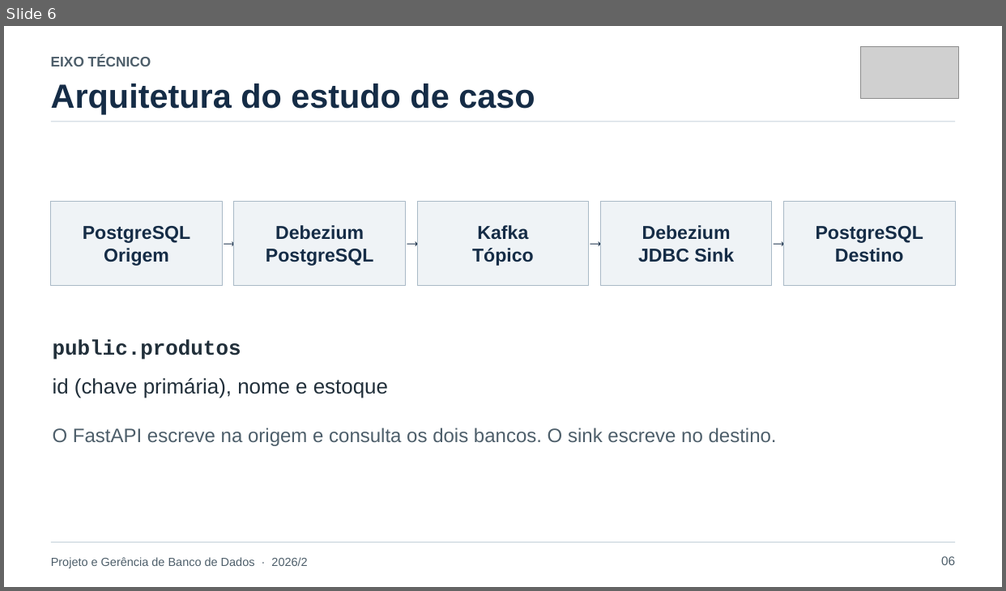
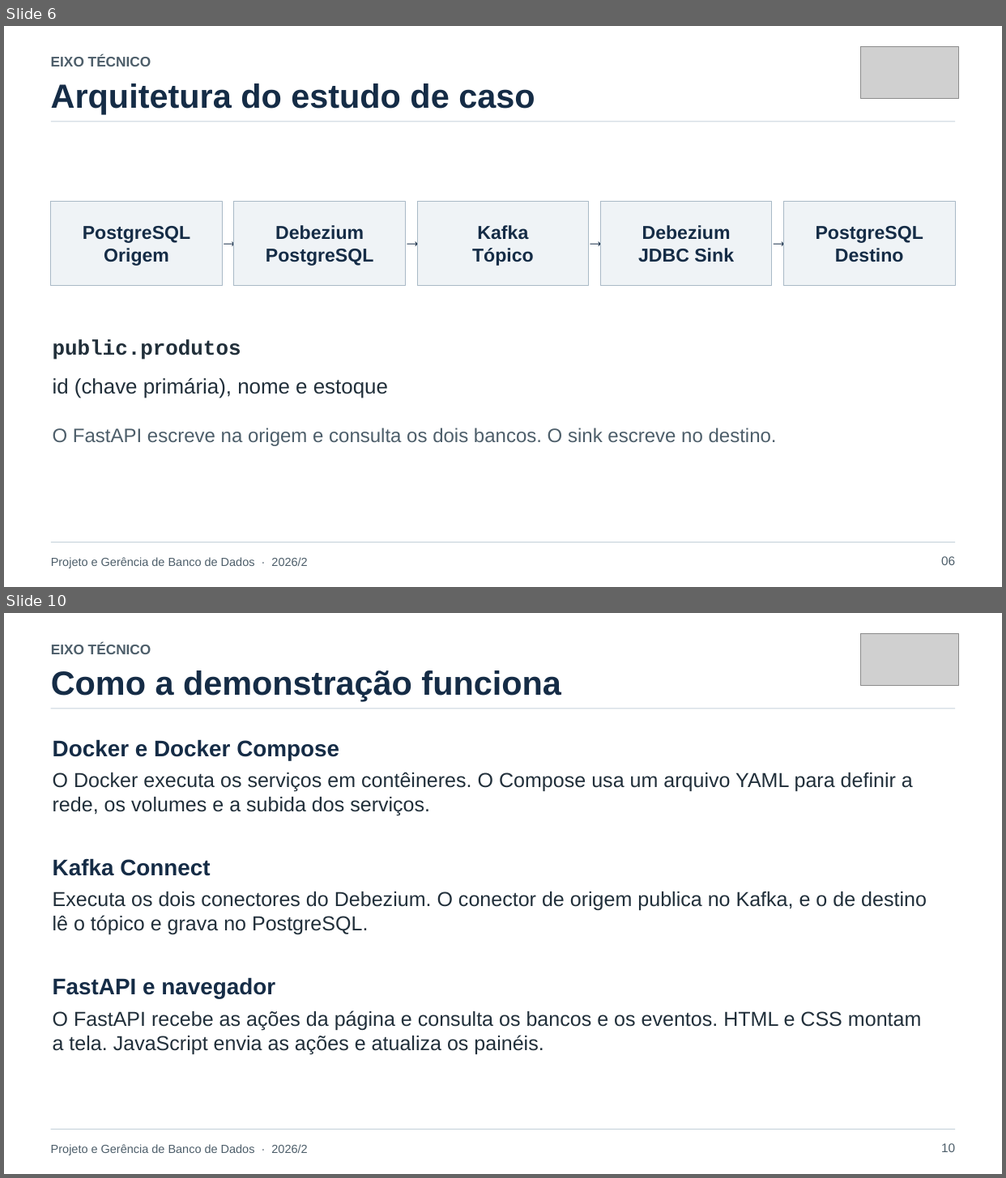
Before and after one commit to lucassbertol/debezium-pgbd, a slide deck: apresentacao/CDC-com-Debezium-e-PostgreSQL.pptx. Shown one above the other, each under a label of ours: slide 6 before the commit, slides 6 and 10 after it; the slides between them are not shown. The pictures are 1006x591 and 1006x1178 pixels, drawn with LibreOffice and Linux fonts; fonts in the diff are those of the drawing; grey boxes stand for pictures. Boxes give left, top, right and bottom in pixels: in the first picture for what was removed or moved away, otherwise in the second. Text is boxed around its words. In the diff, an @@ line names an element or a change of style, - is before the commit and + after.

```diff
--- a/apresentacao/CDC-com-Debezium-e-PostgreSQL.pptx
+++ b/apresentacao/CDC-com-Debezium-e-PostgreSQL.pptx
@@ slide 10 added at [4, 613, 1002, 1174], background #FFFFFF @@
@@ picture added at [861, 633, 958, 685] @@
@@ text added at [51, 642, 151, 654], 13.5 pt, text #4D5E6A, bold @@
+EIXO TÉCNICO
@@ text added at [51, 671, 560, 701], 32.2 pt, text #152C46, bold @@
+Como a demonstração funciona
@@ rectangle added at [50, 708, 955, 709], fill #C6D2DB @@
@@ text added at [53, 739, 339, 760], 21.8 pt, text #152C46, bold @@
+Docker e Docker Compose
@@ text added at [53, 772, 913, 816], 19.5 pt, text #212F3A @@
+O Docker executa os serviços em contêineres. O Compose usa um arquivo YAML para definir a rede, os volumes e a subida dos serviços.
@@ text added at [53, 858, 210, 876], 21.8 pt, text #152C46, bold @@
+Kafka Connect
@@ text added at [53, 892, 927, 935], 19.5 pt, text #212F3A @@
+Executa os dois conectores do Debezium. O conector de origem publica no Kafka, e o de destino lê o tópico e grava no PostgreSQL.
@@ text added at [53, 977, 275, 999], 21.8 pt, text #152C46, bold @@
+FastAPI e navegador
@@ text added at [53, 1011, 921, 1054], 19.5 pt, text #212F3A @@
+O FastAPI recebe as ações da página e consulta os bancos e os eventos. HTML e CSS montam a tela. JavaScript envia as ações e atualiza os painéis.
@@ rectangle added at [50, 1130, 955, 1131], fill #C6D2DB @@
@@ text added at [51, 1144, 307, 1156], 11.2 pt, text #4D5E6A @@
+Projeto e Gerência de Banco de Dados · 2026/2
@@ text added at [941, 1144, 955, 1152], 12 pt, text #4D5E6A @@
+10
```
Also in this commit, not shown: 11 slides changed, 1 other slide added, 2 other files.
